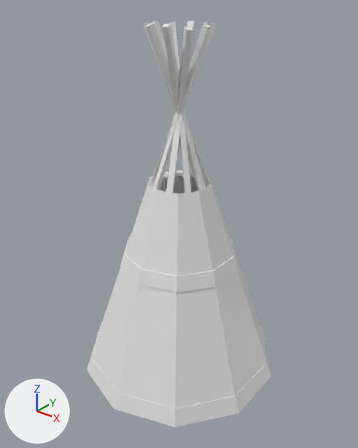
An edit to the FBX model Island Defence/Assets/Models/Marnix/Tipi Tent.fbx, drawn before and after from the same camera.
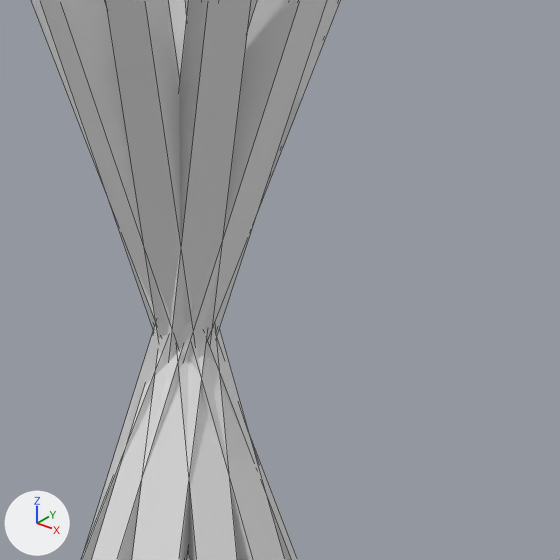
Each version is shown whole from a 50 mm camera at (1.391, -1.744, 1.377) aimed at (0.031, -0.045, 0.323), then close up on the part from 43% to 64% of the width and 15% to 32% of the height. Arrows for +X, +Y and +Z are at lower left; the lights stay in place. The close-ups show mesh edges as thin lines. Where no turn or scale is listed for an object, it has been applied to the vertices.
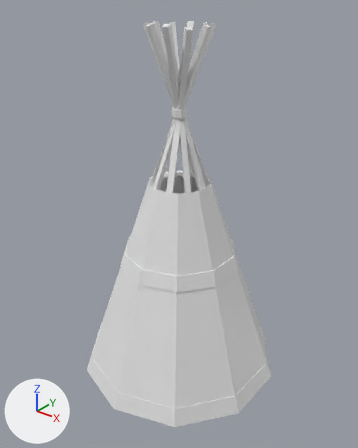
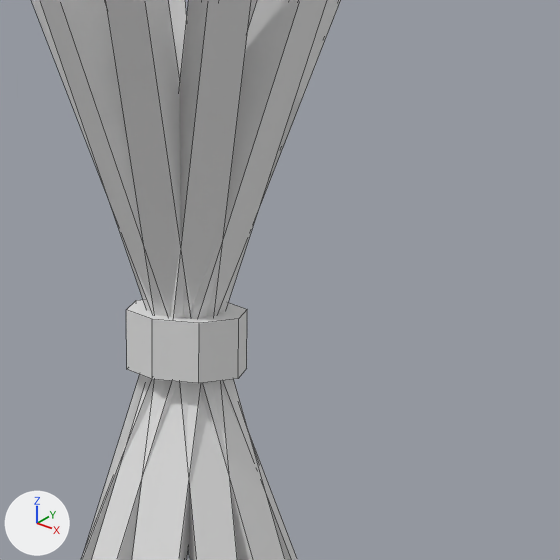
Commit message: tipi tent fix

Where the newer file only moved an object's origin or applied its transform, the numbers keep the older frame.

Location of each change, (x1, y1, x2, y2) in pixels of the close-ups (560 x 560 px):
part 1 of me_cylinder, added: after (126, 300, 247, 383)

The change, as a list of edits to the scene's bpy script:
```text
Change me_cylinder:
    where me_cylinder.from_pydata(...)  # 204 vertices, 204 faces; spans x -0.5..0.5, y -0.53..0.43, z -0.52..1.23
    used by ob_cylinder; location = (0.0, 0.0, 0.0)
    me_cylinder part 1: a new loose piece, an 8-sided cylinder along z spanning x -0.04..0.04, y -0.034..0.033, z 0.836..0.872
```
